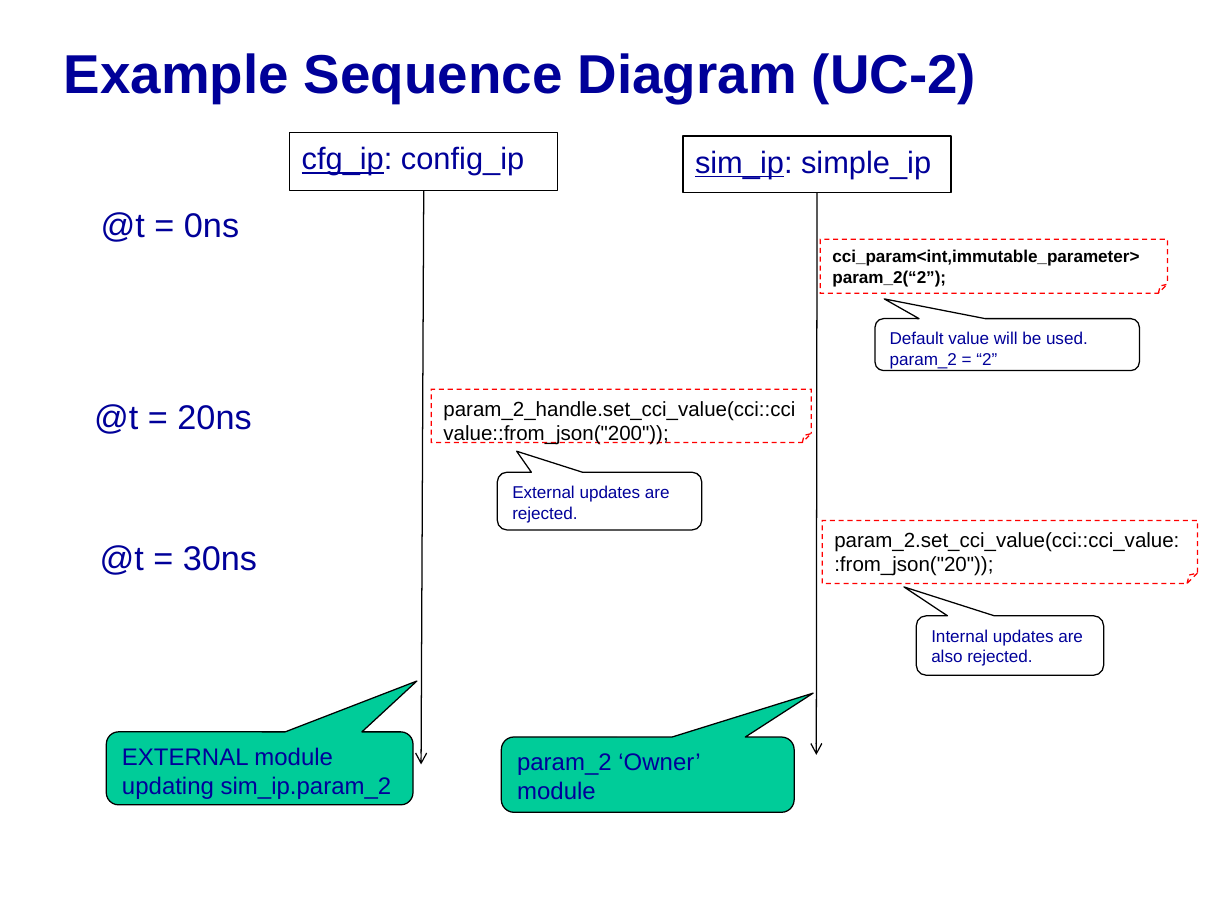
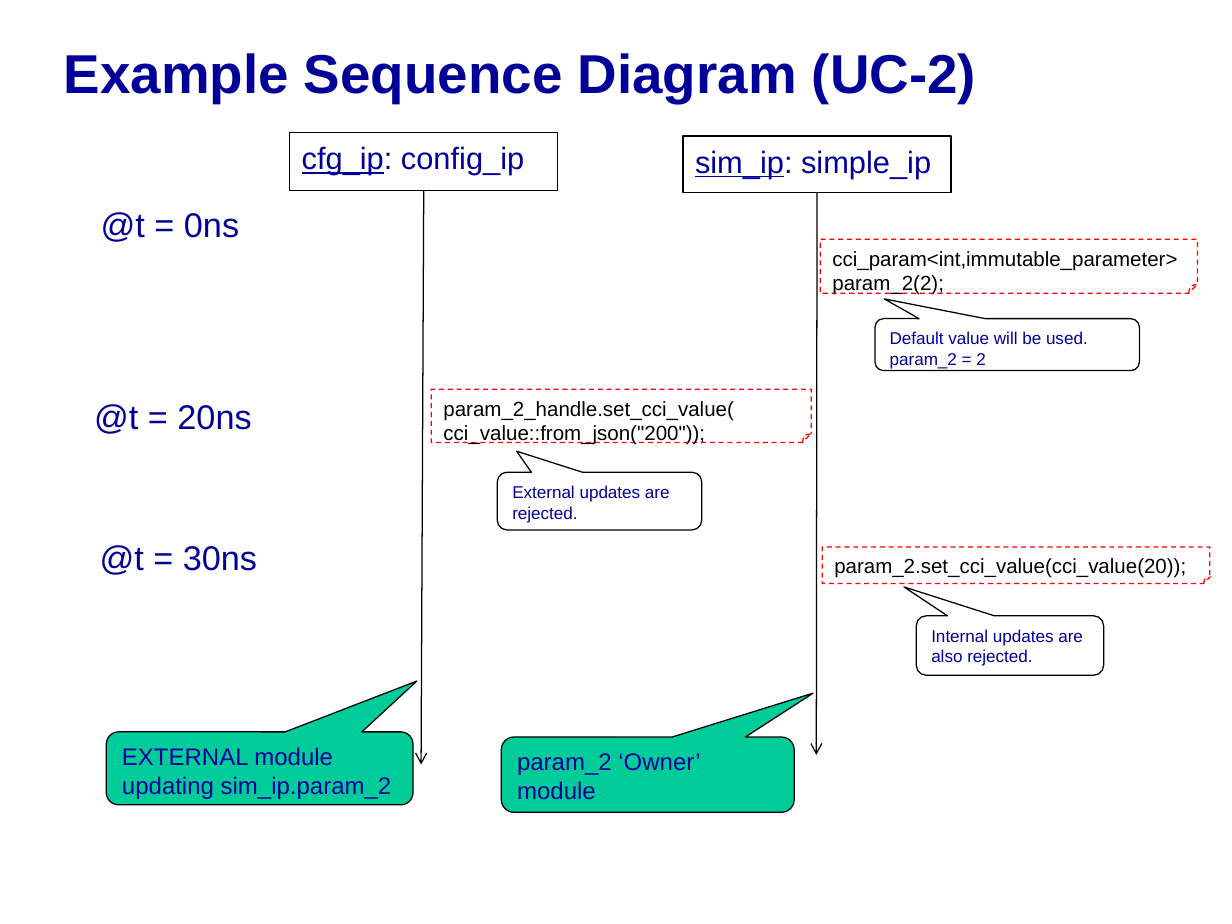
Before and after one commit to accellera-official/cci, a slide deck: slide 4 of examples/ex04_Simple_Immutable_Param/docs/ex04_Simple_Immutable_Param.ppt. Drawn at 1232x924 pixels with LibreOffice and Linux fonts; fonts in the diff are those of the drawing; background and template pictures are left out. Boxes give left, top, right and bottom in pixels: in the first picture for what was removed or moved away, otherwise in the second. Text is boxed around its words. In the diff, an @@ line names an element or a change of style, - is before the commit and + after.

```diff
--- a/examples/ex04_Simple_Immutable_Param/docs/ex04_Simple_Immutable_Param.ppt
+++ b/examples/ex04_Simple_Immutable_Param/docs/ex04_Simple_Immutable_Param.ppt
@@ folded corner "cci_param<int,immutable_parameter>": place and size @@
-folded corner "cci_param<int,immutable_parameter>" at <box>821,239,1168,293</box>
+folded corner "cci_param<int,immutable_parameter>" at <box>821,239,1198,293</box>
@@ text in folded corner at <box>832,251,1177,271</box>: size 10 to 12 pt, bold off in "cci_param<int,immutable_parameter>" @@
@@ text in folded corner at <box>832,275,944,295</box>: text changed; size 10 to 12 pt; bold off @@
-param_2(“2”);
+param_2(2);
@@ text in rounded speech box at <box>890,331,1088,369</box>: text changed @@
-Default value will be used. param_2 = “2”
+Default value will be used. param_2 = 2
@@ text in folded corner at <box>443,401,733,445</box>: text changed @@
-param_2_handle.set_cci_value(cci::ccivalue::from_json("200"));
+param_2_handle.set_cci_value(
+cci_value::from_json("200"));
@@ folded corner "param_2.set_cci_value(cci_value(20));": place and size @@
-folded corner "param_2.set_cci_value(cci_value(20));" at <box>822,520,1198,583</box>
+folded corner "param_2.set_cci_value(cci_value(20));" at <box>822,547,1210,584</box>
@@ text in folded corner at <box>834,558,1186,578</box>: text changed @@
-param_2.set_cci_value(cci::cci_value::from_json("20"));
+param_2.set_cci_value(cci_value(20));
```
Also in this commit, not shown: 4 other slides changed, 3 other files.
